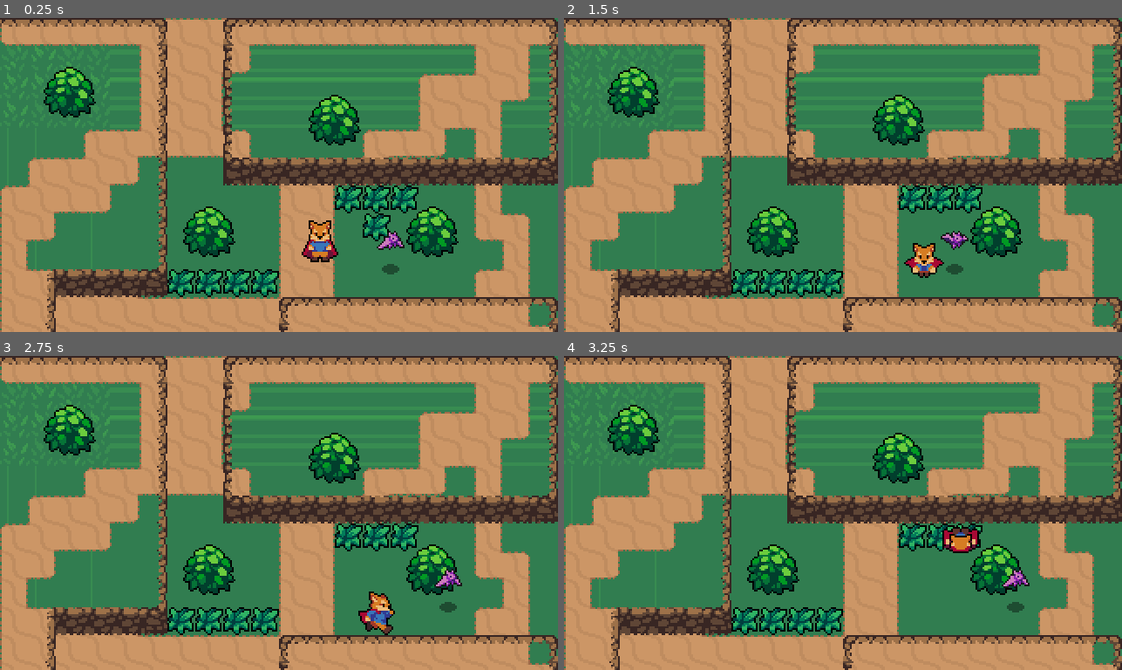
Above: before the commit, frames 1-4 (two rows, left to right).
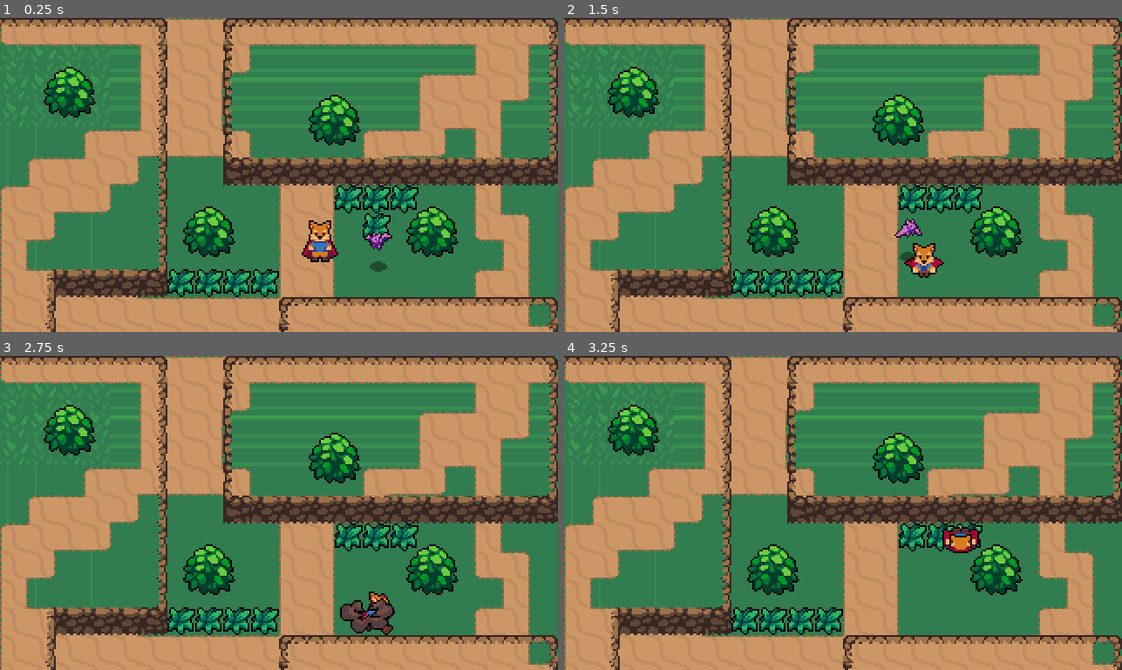
Above: after the commit, the same moments.

Repository: Dukebot/GODOT_PracticeProjects
Game: Godot game, scene res://World/World.tscn
Same seed, same stepped clock (60 frames per second), same inputs: the game is played once before the commit and once after it.
Inputs:
- Up to frame 1 (0.25 s): no input
- Up to frame 2 (1.5 s): hold Right (ui_right) 0.53-1.28 s; tap X (attack) at 0.6 s; hold Down (ui_down) from 1.28 s (still down); tap Z (roll) at 1.35 s
- Up to frame 3 (2.75 s): release Down (ui_down) at 2.03 s; hold Right (ui_right) from 2.03 s (still down); tap X (attack) at 2.1 s
- Up to frame 4 (3.25 s): release Right (ui_right) at 2.78 s; hold Up (ui_up) from 2.78 s (still down); tap Z (roll) at 2.85 s

The runs differ from the first frame. In frame 1, 0.4% of the frame differs, in the area x 65-73%, y 67-82%; in frame 2, 0.5%; in frame 3, 0.9%, in the area x 60-83%, y 67-89%; in frame 4, 0.2%.

Commit message:
Action RPG -> Enemy state machine, player detection and basic IA

Diff:
--- /dev/null
+++ b/ActionRPG_YoutubeTutorial/Effects/HitEffect.tscn
@@ -0,0 +1,26 @@
+[gd_scene load_steps=6 format=2]
+
+[ext_resource path="res://Effects/Effect.gd" type="Script" id=1]
+[ext_resource path="res://Assets/Effects/HitEffect.png" type="Texture" id=2]
+
+[sub_resource type="AtlasTexture" id=1]
+atlas = ExtResource( 2 )
+region = Rect2( 0, 0, 24, 24 )
+
+[sub_resource type="AtlasTexture" id=2]
+atlas = ExtResource( 2 )
+region = Rect2( 24, 0, 24, 24 )
+
+[sub_resource type="SpriteFrames" id=3]
+animations = [ {
+"frames": [ SubResource( 1 ), SubResource( 2 ) ],
+"loop": true,
+"name": "Animate",
+"speed": 10.0
+} ]
+
+[node name="HitEffect" type="AnimatedSprite"]
+frames = SubResource( 3 )
+animation = "Animate"
+offset = Vector2( 0, -8 )
+script = ExtResource( 1 )
--- a/ActionRPG_YoutubeTutorial/Enemies/Bat.gd
+++ b/ActionRPG_YoutubeTutorial/Enemies/Bat.gd
@@ -2,14 +2,46 @@
 
 const EnemyDeathEffect = preload("res://Effects/EnemyDeathEffect.tscn")
 
+export var ACCELERATION = 300
+export var MAX_SPEED = 50
+export var FRICTION = 200
+
+enum {IDLE, WANDER, CHASE}
+
+var state = IDLE
+
+var velocity = Vector2.ZERO
 var knockback = Vector2.ZERO
 
+onready var sprite = $AnimatedSprite
 onready var stats = $Stats
+onready var playerDetectionZone = $PlayerDetectionZone
 
 func _physics_process(delta):
 	#friction
-	knockback = knockback.move_toward(Vector2.ZERO, 200 * delta)
+	knockback = knockback.move_toward(Vector2.ZERO, FRICTION * delta)
 	knockback = move_and_slide(knockback)
+
+	match state:
+		IDLE:
+			velocity = velocity.move_toward(Vector2.ZERO, FRICTION * delta)
+			seek_player()
+		WANDER:
+			pass
+		CHASE:
+			var player = playerDetectionZone.player
+			if player != null:
+				var direction = (player.global_position - global_position).normalized()
+				velocity = velocity.move_toward(direction * MAX_SPEED, ACCELERATION * delta)
+			else:
+				state = IDLE
+			sprite.flip_h = (velocity.x < 0)
+
+	velocity = move_and_slide(velocity)
+
+func seek_player():
+	if playerDetectionZone.can_see_player():
+		state = CHASE
 
 func _on_HurtBox_area_entered(area):
 	stats.health -= area.damage #calls a setter defined in stats
--- a/ActionRPG_YoutubeTutorial/Enemies/Bat.tscn
+++ b/ActionRPG_YoutubeTutorial/Enemies/Bat.tscn
@@ -1,10 +1,11 @@
-[gd_scene load_steps=14 format=2]
+[gd_scene load_steps=16 format=2]
 
 [ext_resource path="res://Assets/Enemies/Bat.png" type="Texture" id=1]
 [ext_resource path="res://Assets/Shadows/SmallShadow.png" type="Texture" id=2]
 [ext_resource path="res://Overlap/HurtBox.tscn" type="PackedScene" id=3]
 [ext_resource path="res://Enemies/Bat.gd" type="Script" id=4]
 [ext_resource path="res://Stats.tscn" type="PackedScene" id=5]
+[ext_resource path="res://Enemies/PlayerDetectionZone.tscn" type="PackedScene" id=6]
 
 [sub_resource type="AtlasTexture" id=1]
 atlas = ExtResource( 1 )
@@ -41,6 +42,9 @@
 radius = 6.0
 height = 6.0
 
+[sub_resource type="CircleShape2D" id=9]
+radius = 51.0098
+
 [node name="Bat" type="KinematicBody2D"]
 collision_layer = 16
 script = ExtResource( 4 )
@@ -48,7 +52,7 @@
 [node name="AnimatedSprite" type="AnimatedSprite" parent="."]
 frames = SubResource( 6 )
 animation = "Fly"
-frame = 3
+frame = 1
 playing = true
 offset = Vector2( 0, -12 )
 
@@ -67,7 +71,14 @@
 
 [node name="Stats" parent="." instance=ExtResource( 5 )]
 max_health = 2
+
+[node name="PlayerDetectionZone" parent="." instance=ExtResource( 6 )]
+
+[node name="CollisionShape2D" parent="PlayerDetectionZone" index="0"]
+shape = SubResource( 9 )
 [connection signal="area_entered" from="HurtBox" to="." method="_on_HurtBox_area_entered"]
 [connection signal="no_health" from="Stats" to="." method="_on_Stats_no_health"]
 
 [editable path="HurtBox"]
+
+[editable path="PlayerDetectionZone"]
--- /dev/null
+++ b/ActionRPG_YoutubeTutorial/Enemies/PlayerDetectionZone.gd
@@ -0,0 +1,12 @@
+extends Area2D
+
+var player = null
+
+func can_see_player():
+	return player != null
+
+func _on_PlayerDetectionZone_body_entered(body):
+	player = body
+
+func _on_PlayerDetectionZone_body_exited(body):
+	player = null
--- /dev/null
+++ b/ActionRPG_YoutubeTutorial/Enemies/PlayerDetectionZone.tscn
@@ -0,0 +1,12 @@
+[gd_scene load_steps=2 format=2]
+
+[ext_resource path="res://Enemies/PlayerDetectionZone.gd" type="Script" id=1]
+
+[node name="PlayerDetectionZone" type="Area2D"]
+collision_layer = 0
+collision_mask = 2
+script = ExtResource( 1 )
+
+[node name="CollisionShape2D" type="CollisionShape2D" parent="."]
+[connection signal="body_entered" from="." to="." method="_on_PlayerDetectionZone_body_entered"]
+[connection signal="body_exited" from="." to="." method="_on_PlayerDetectionZone_body_exited"]
--- /dev/null
+++ b/ActionRPG_YoutubeTutorial/Overlap/HurtBox.gd
@@ -0,0 +1,14 @@
+extends Area2D
+
+export (bool) var show_hit = true
+
+const HitEffect = preload("res://Effects/HitEffect.tscn")
+
+func _on_HurtBox_area_entered(area):
+	if not show_hit: return
+
+	var effect = HitEffect.instance()
+	effect.global_position = global_position
+
+	var main = get_tree().current_scene
+	main.add_child(effect)
--- a/ActionRPG_YoutubeTutorial/Overlap/HurtBox.tscn
+++ b/ActionRPG_YoutubeTutorial/Overlap/HurtBox.tscn
@@ -1,7 +1,11 @@
-[gd_scene format=2]
+[gd_scene load_steps=2 format=2]
+
+[ext_resource path="res://Overlap/HurtBox.gd" type="Script" id=1]
 
 [node name="HurtBox" type="Area2D"]
 collision_layer = 0
 collision_mask = 0
+script = ExtResource( 1 )
 
 [node name="CollisionShape2D" type="CollisionShape2D" parent="."]
+[connection signal="area_entered" from="." to="." method="_on_HurtBox_area_entered"]
--- a/ActionRPG_YoutubeTutorial/World/Grass.tscn
+++ b/ActionRPG_YoutubeTutorial/World/Grass.tscn
@@ -17,6 +17,7 @@
 
 [node name="HurtBox" parent="." instance=ExtResource( 3 )]
 collision_layer = 8
+show_hit = false
 
 [node name="CollisionShape2D" parent="HurtBox" index="0"]
 position = Vector2( 8, 8 )
